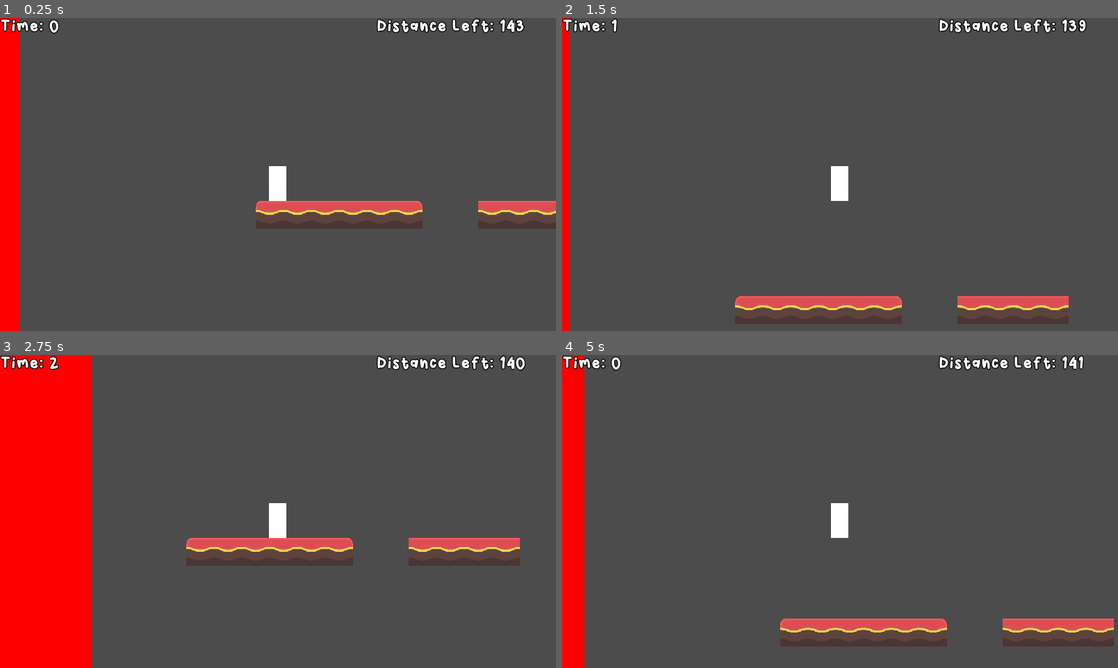
Above: before the commit, frames 1-4 (two rows, left to right).
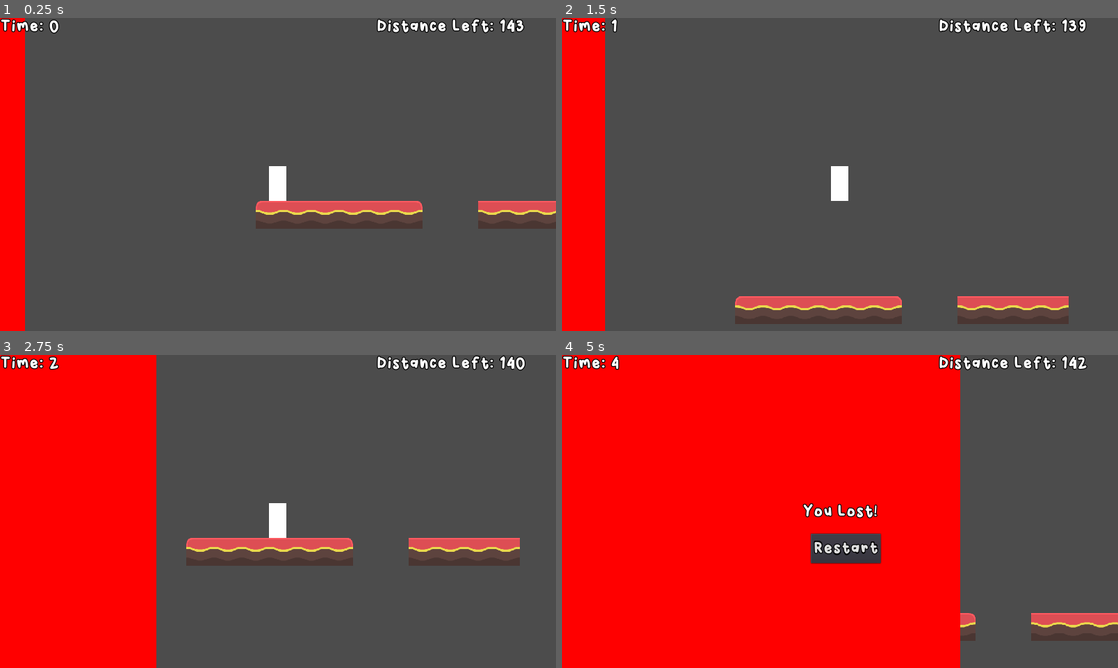
Above: after the commit, the same moments.

Repository: jonahshader/back5_platformer_unit3
Game: Godot game, scene res://scenes/levels/Level_1.tscn
Same seed, same stepped clock (60 frames per second), same inputs: the game is played once before the commit and once after it. This scene is started directly instead of the project's main scene.
Inputs:
- Up to frame 1 (0.25 s): no input
- Up to frame 2 (1.5 s): hold Right (move_right) from 0.53 s (still down); tap Space (jump) at 0.77 s
- Up to frame 3 (2.75 s): tap Space (jump) at 1.52 s; release Right (move_right) at 2.03 s; hold Left (move_left) from 2.03 s (still down)
- Up to frame 4 (5 s): tap Space (jump) at 3.02, 3.77, 4.52 s; release Left (move_left) at 4.28 s; hold Right (move_right) from 4.28 s (still down)

The runs differ from the first frame. In frame 1, 1.0% of the frame differs, in the area x 3-5%, y 0-100%; in frame 2, 6.4%; in frame 3, 12%; in frame 4, 68%, in the area x 4-100%, y 0-100%.

Commit message:
Made player survival and death work properly

Diff:
--- a/scenes/levels/Level_1.tscn
+++ b/scenes/levels/Level_1.tscn
@@ -10,17 +10,17 @@
 
 [node name="Player" parent="." instance=ExtResource( 1 )]
 position = Vector2( 51.2359, 1020.76 )
-collision_mask = 3
+collision_mask = 7
 
 [node name="TileMap" parent="." instance=ExtResource( 2 )]
 tile_data = PoolIntArray( 458841, 0, 8, 458844, 0, 4, 458859, 0, 4, 524360, 0, 1, 524361, 0, 2, 524362, 0, 3, 524380, 0 …(4762 unchanged characters)…
 
 [node name="Label" type="Label" parent="."]
-margin_left = 7130.18
-margin_top = 672.362
-margin_right = 7298.18
-margin_bottom = 727.362
-text = "Congratuiations! You made it through the prototype!"
+margin_left = 7118.53
+margin_top = 522.978
+margin_right = 7286.53
+margin_bottom = 577.978
+text = "Congratulations! You made it through the prototype!"
 align = 1
 autowrap = true
 __meta__ = {
@@ -30,9 +30,15 @@
 [node name="Death_Wall" parent="." instance=ExtResource( 5 )]
 position = Vector2( -3137.11, 354.463 )
 collision_layer = 2
-speed = 130
+speed = 185
 
 [node name="GameHud" parent="." instance=ExtResource( 3 )]
 
 [node name="Safehouse" parent="." instance=ExtResource( 4 )]
-position = Vector2( 7211.83, 788.896 )
+position = Vector2( 7207.81, 712.141 )
+collision_mask = 0
+
+[connection signal="body_entered" from="Death_Wall" to="Player" method="gameover"]
+[connection signal="body_entered" from="Death_Wall" to="GameHud" method="gameover"]
+[connection signal="body_entered" from="Safehouse" to="Player" method="survived"]
+[connection signal="body_entered" from="Safehouse" to="GameHud" method="survived"]
--- a/scenes/menus/GameHud.gd
+++ b/scenes/menus/GameHud.gd
@@ -7,11 +7,15 @@
 
 onready var player = get_node("../Player")
 onready var safehouse = get_node("../Safehouse")
+var dist_calculating = true
 var distance_left = 0.0
 var time = 0.0
 
 func calc_dist_left():
-	distance_left = player.position.distance_to(safehouse.position)
+	if dist_calculating:
+		distance_left = player.position.distance_to(safehouse.position)
+#	if player.is_instance_valid() or safehouse.is_instance_valid():
+#		return
 
 func _ready():
 	$ContinueButton.hide()
@@ -27,21 +31,24 @@
 	$TimeLabel.text = "Time: " + str(int(time))
 	time += delta
 
-func gameover():
+func gameover(body):
 	$LoseLabel.show()
 	yield(get_tree().create_timer(1.5), "timeout")
 	$RestartButton.show()
 
-func survived():
+func survived(body):
 	$WinLabel.show()
 	yield(get_tree().create_timer(1.5), "timeout")
 	$ContinueButton.show()
 
-
-
 func _on_ContinueButton_pressed():
-	pass
-
+	if ResourceLoader.exists("res://scenes/levels/Level_" + str(int(get_tree().current_scene.name) + 1) + ".tscn"):
+		get_tree().change_scene("res://scenes/levels/Level_" + str(int(get_tree().current_scene.name) + 1) + ".tscn")
+	else:
+		get_tree().change_scene("res://scenes/levels/Level_1.tscn")
 
 func _on_RestartButton_pressed():
-	pass # Replace with function body.
+	get_tree().change_scene("res://scenes/levels/Level_1.tscn")
+
+func disable_calculations():
+	dist_calculating = false
--- /dev/null
+++ b/scenes/objects/Camera2D.gd
@@ -0,0 +1,16 @@
+extends Camera2D
+
+
+# Declare member variables here. Examples:
+# var a = 2
+# var b = "text"
+
+
+# Called when the node enters the scene tree for the first time.
+func _ready():
+	pass # Replace with function body.
+
+
+# Called every frame. 'delta' is the elapsed time since the previous frame.
+#func _process(delta):
+#	pass
--- a/scenes/objects/Death_Wall.gd
+++ b/scenes/objects/Death_Wall.gd
@@ -1,9 +1,6 @@
 extends Area2D
 
-export var speed = 300
+export var speed = 100
 
 func _process(delta):
 	position.x += delta * speed
-
-func _on_Death_Wall_body_entered(body):
-	get_tree().reload_current_scene()
--- a/scenes/objects/Death_Wall.tscn
+++ b/scenes/objects/Death_Wall.tscn
@@ -13,7 +13,6 @@
 __meta__ = {
 "_edit_group_": true
 }
-speed = 100
 
 [node name="ColorRect" type="ColorRect" parent="."]
 margin_top = -880.0
--- a/scenes/objects/Player.gd
+++ b/scenes/objects/Player.gd
@@ -25,10 +25,15 @@
 		vel.y -= jump_force
 
 
-func gameover():
-	hide()
-	pass
+func gameover(body):
+	get_node("../GameHud").disable_calculations()
+	var new_cam = Camera2D.new()
+	new_cam.offset = $Camera2D.offset
+	$Camera2D.current = false
+	new_cam.current = true
+	new_cam.position = position
+	get_parent().add_child(new_cam)
+	queue_free()
 
-func survived():
-	hide()
-	pass
+func survived(body):
+	gameover(body)
--- a/scenes/objects/Safehouse.gd
+++ /dev/null
@@ -1,17 +0,0 @@
-extends Area2D
-
-func _on_Safehouse_body_entered(body):
-	$ButtonDelay.start()
-
-func _on_ButtonDelay_timeout():
-	$Button.disabled = false
-	$Button.show()
-	$ColorRect.color = Color(0,255,0)
-
-# This will be moved to a completion screen for each level later
-# The safehouse will simply bring up the completion screen instead
-func _on_Button_pressed():
-	if ResourceLoader.exists("res://scenes/levels/Level_" + str(int(get_tree().current_scene.name) + 1) + ".tscn"):
-		get_tree().change_scene("res://scenes/levels/Level_" + str(int(get_tree().current_scene.name) + 1) + ".tscn")
-	else:
-		get_tree().change_scene("res://scenes/levels/Main.tscn")
--- a/scenes/objects/Safehouse.tscn
+++ b/scenes/objects/Safehouse.tscn
@@ -1,12 +1,12 @@
-[gd_scene load_steps=3 format=2]
-
-[ext_resource path="res://scenes/objects/Safehouse.gd" type="Script" id=1]
+[gd_scene load_steps=2 format=2]
 
 [sub_resource type="RectangleShape2D" id=1]
 extents = Vector2( 39.9642, 39.9374 )
 
 [node name="Safehouse" type="Area2D"]
-script = ExtResource( 1 )
+scale = Vector2( 2, 3 )
+collision_layer = 4
+collision_mask = 4
 __meta__ = {
 "_edit_group_": true
 }
@@ -16,29 +16,10 @@
 margin_top = -40.0
 margin_right = 40.0
 margin_bottom = 40.0
-color = Color( 1, 0, 0, 1 )
+color = Color( 1, 0.466667, 0.0745098, 1 )
 __meta__ = {
 "_edit_use_anchors_": false
 }
 
 [node name="CollisionShape2D" type="CollisionShape2D" parent="."]
 shape = SubResource( 1 )
-
-[node name="ButtonDelay" type="Timer" parent="."]
-wait_time = 2.5
-
-[node name="Button" type="Button" parent="."]
-visible = false
-margin_left = -75.0
-margin_top = -110.0
-margin_right = 75.0
-margin_bottom = -70.0
-disabled = true
-text = "NEXT LEVEL"
-__meta__ = {
-"_edit_use_anchors_": false
-}
-
-[connection signal="body_entered" from="." to="." method="_on_Safehouse_body_entered"]
-[connection signal="timeout" from="ButtonDelay" to="." method="_on_ButtonDelay_timeout"]
-[connection signal="pressed" from="Button" to="." method="_on_Button_pressed"]
